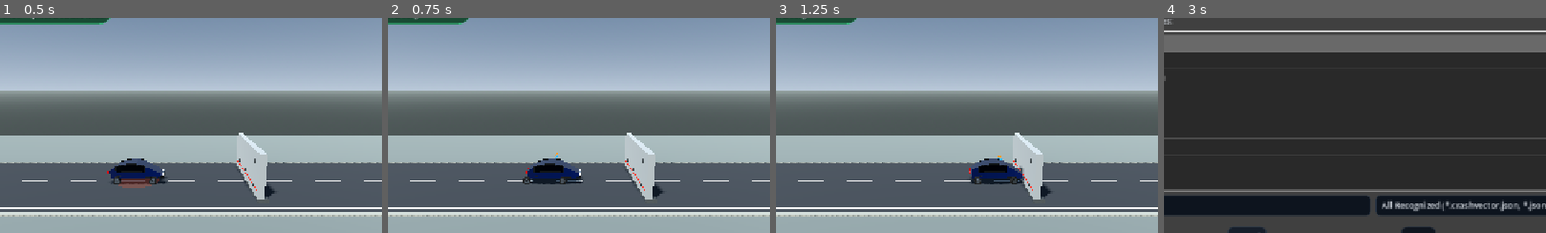
Above: before the commit, frames 1-4 (left to right).
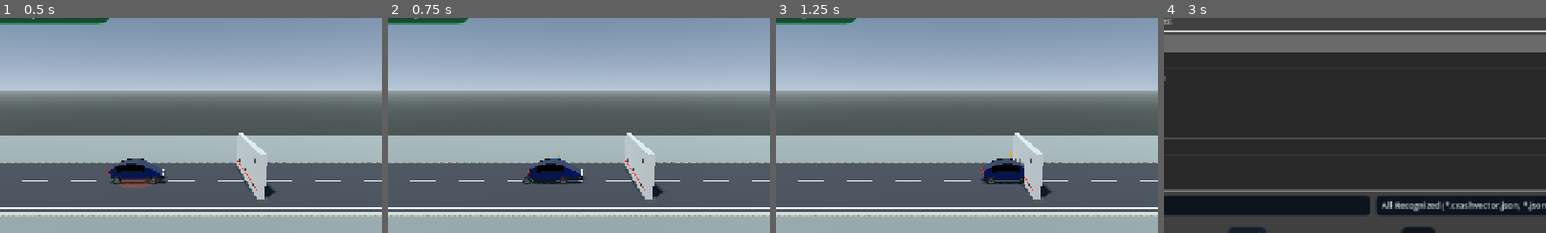
Above: after the commit, the same moments.

Repository: ArrowSK/crashvector
Game: Godot game, scene res://app/main.tscn
Two runs of this game, one before a commit and one after it. Both use one fixed random seed, a clock stepped at 60 frames per second and the inputs below.
Inputs:
- Up to frame 1 (0.5 s): no input
- Up to frame 2 (0.75 s): click "Simulate" at 0.5 s
- Up to frame 3 (1.25 s): no input
- Up to frame 4 (3 s): click "New" at 1.25 s; click "New" at 2 s; click "Open" at 2.75 s
The pictures show only the part of the screen within x 25-75%, y 15-65%; the shares and areas given below are measured in that part.

Frame 1 is identical in both runs. In frame 2, 0.2% of the frame differs, in the area x 35-51%, y 62-78%; in frame 3, 0.9%, in the area x 50-65%, y 61-78%; in frame 4, nothing differs.

Commit message:
M12: couple rigid chassis to progressive crush-zone travel

Diff:
--- a/src/vehicles/compact_hatchback.gd
+++ b/src/vehicles/compact_hatchback.gd
@@ -28,12 +28,16 @@
 var last_chassis_transform := Transform3D.IDENTITY
 var chassis_sync_ready: bool = false
 var hybrid_crush_impulse_ns: float = 0.0
+var hybrid_target_front_crush_m: float = 0.0
+var hybrid_geometric_front_crush_m: float = 0.0
+var hybrid_reference_local_positions: Array[Vector3] = []
 
 func _ready() -> void:
 	model = PassengerCarBuilder.build(vehicle_preset_id, total_mass_kg, 0.0, barrier_x_m, origin_offset_m)
 	model.rotate_y_about(origin_offset_m, deg_to_rad(heading_deg), true)
 	_prepare_local_crush_model()
 	_build_rigid_chassis()
+	_capture_hybrid_reference_geometry()
 	_build_body_shell()
 	_build_wheels()
 	_build_structure_debugger()
@@ -53,7 +57,10 @@
 	if hybrid_physics_enabled and rigid_chassis != null and delta > 0.0:
 		_sync_model_to_chassis()
 		_consume_real_contact_impulses()
+		_update_hybrid_crush_target()
+		_apply_hybrid_crush_resistance()
 		model.step(delta, mini(maxi(solver_substeps, 4), ScenarioConfig.MAX_SOLVER_SUBSTEPS))
+		_enforce_hybrid_crush_shape(delta)
 	_update_visuals(delta)
 
 func begin_simulation() -> void:
@@ -64,6 +71,8 @@
 	last_chassis_transform = rigid_chassis.global_transform
 	chassis_sync_ready = true
 	hybrid_crush_impulse_ns = 0.0
+	hybrid_target_front_crush_m = 0.0
+	hybrid_geometric_front_crush_m = 0.0
 	rigid_chassis.begin_motion(initial_speed_kmh, heading_deg)
 
 func set_simulation_paused(value: bool) -> void:
@@ -139,13 +148,15 @@
 	)
 
 func front_crush_deformation_m() -> float:
-	return model.max_permanent_deformation_for_role(&"front_crush")
+	return maxf(model.max_permanent_deformation_for_role(&"front_crush"), hybrid_geometric_front_crush_m)
 
 func safety_cell_deformation_m() -> float:
 	return model.max_permanent_deformation_for_role(&"safety_cell")
 
 func hybrid_contact_count() -> int:
-	return 0 if rigid_chassis == null else rigid_chassis.non_ground_contact_events
+	if rigid_chassis == null:
+		return 0
+	return rigid_chassis.non_ground_contact_events + (1 if rigid_chassis.front_sensor_contact_ever else 0)
 
 func hybrid_maximum_vertical_speed_ms() -> float:
 	return 0.0 if rigid_chassis == null else rigid_chassis.maximum_vertical_speed_ms
@@ -160,18 +171,21 @@
 		"front_bumper_velocity_ms": front_bumper_velocity_ms,
 		"rigid_transform": global_reference_transform(),
 		"rigid_linear_velocity_ms": global_linear_velocity_ms(),
+		"hybrid_front_crush_m": hybrid_geometric_front_crush_m,
 	}
 
 func apply_replay_visual_state(state: Dictionary) -> void:
 	front_bumper_detached = bool(state.get("front_bumper_detached", false))
 	front_bumper_velocity_ms = state.get("front_bumper_velocity_ms", Vector3.ZERO)
+	hybrid_geometric_front_crush_m = float(state.get("hybrid_front_crush_m", hybrid_geometric_front_crush_m))
 	if front_bumper_detached:
 		front_bumper.position = state.get("front_bumper_position_m", front_bumper.position)
 	_update_visuals(0.0)
 
 func _prepare_local_crush_model() -> void:
-	# The Godot rigid chassis owns global translation, rotation, gravity and road
-	# contact. The structural graph is retained only as a local deformable nose.
+	# The engine rigid body owns global translation, rotation, gravity and road
+	# support. Stations through the firewall are anchored to that chassis; only
+	# the engine-bay/nose structure remains deformable.
 	for node in model.nodes:
 		node.velocity_ms = Vector3.ZERO
 	for station in range(CompactHatchbackBuilder.CABIN_FRONT_STATION + 1):
@@ -192,27 +206,37 @@
 	var scale_y := float(preset.get("scale_y", 1.0))
 	var scale_z := float(preset.get("scale_z", 1.0))
 	rigid_chassis.configure(total_mass_kg, origin_offset_m, heading_deg, initial_speed_kmh, 0.88, 0.0)
-	# Compound collision geometry: a protected cell, a low-bounce front contact
-	# volume and four real wheel/ground contacts. These shapes move as one rigid
-	# chassis; only the visual/local crush graph deforms.
+	# The rigid collision volume stops at the protected cell/subframe. The nose
+	# is a non-colliding overlap sensor so it can consume distance while the
+	# progressive crush force decelerates the real rigid chassis.
 	rigid_chassis.add_box_shape(
 		"SafetyCellCollision",
 		Vector3(2.55 * scale_x, 0.86 * scale_y, 1.62 * scale_z),
 		Vector3(-0.28 * scale_x, 0.88 * scale_y, 0.0)
 	)
-	rigid_chassis.add_box_shape(
-		"FrontContactCollision",
-		Vector3(1.48 * scale_x, 0.62 * scale_y, 1.34 * scale_z),
-		Vector3(1.30 * scale_x, 0.70 * scale_y, 0.0)
+	rigid_chassis.add_front_crush_sensor(
+		Vector3(1.05 * scale_x, 0.72 * scale_y, 1.40 * scale_z),
+		Vector3(1.53 * scale_x, 0.72 * scale_y, 0.0)
 	)
-	var wheel_radius := 0.30 * minf(scale_x, scale_z)
+	var mass_scale := maxf(total_mass_kg / 1150.0, 0.45)
+	var suspension_k := 65000.0 * mass_scale
+	var suspension_c := 6000.0 * sqrt(mass_scale)
+	var suspension_max := 18000.0 * mass_scale
 	for station in [CompactHatchbackBuilder.REAR_AXLE_STATION, CompactHatchbackBuilder.FRONT_AXLE_STATION]:
 		var x := CompactHatchbackBuilder.STATION_X[station] * scale_x
 		var z := CompactHatchbackBuilder.HALF_WIDTH_Z[station] * scale_z
-		rigid_chassis.add_sphere_shape("WheelCollision", wheel_radius, Vector3(x, wheel_radius, -z))
-		rigid_chassis.add_sphere_shape("WheelCollision", wheel_radius, Vector3(x, wheel_radius, z))
+		var mount_y := 0.62 * scale_y
+		var rest_distance := 0.665 * scale_y
+		rigid_chassis.add_suspension_point("Suspension", Vector3(x, mount_y, -z), rest_distance, suspension_k, suspension_c, suspension_max)
+		rigid_chassis.add_suspension_point("Suspension", Vector3(x, mount_y, z), rest_distance, suspension_k, suspension_c, suspension_max)
 	last_chassis_transform = rigid_chassis.global_transform
 	chassis_sync_ready = true
+
+func _capture_hybrid_reference_geometry() -> void:
+	hybrid_reference_local_positions.clear()
+	hybrid_reference_local_positions.resize(model.nodes.size())
+	for index in range(model.nodes.size()):
+		hybrid_reference_local_positions[index] = rigid_chassis.to_local(model.nodes[index].position_m)
 
 func _sync_model_to_chassis() -> void:
 	if rigid_chassis == null:
@@ -234,56 +258,102 @@
 func _consume_real_contact_impulses() -> void:
 	if rigid_chassis == null:
 		return
-	var front_impulse := 0.0
-	var rear_impulse := 0.0
 	for sample in rigid_chassis.drain_contact_samples():
 		var collider_name: StringName = sample.get("collider_name", StringName(""))
 		if collider_name == &"Road" or collider_name == &"Ground" or collider_name == &"ProvingGround":
 			continue
 		var impulse: Vector3 = sample.get("impulse", Vector3.ZERO)
-		if impulse.length() <= 0.01:
-			continue
-		var world_position: Vector3 = sample.get("position_world", rigid_chassis.global_position)
-		var local_contact := rigid_chassis.to_local(world_position)
-		if local_contact.x >= 0.25:
-			front_impulse += impulse.length()
-		elif local_contact.x <= -0.50:
-			rear_impulse += impulse.length()
-	if front_impulse > 0.0:
-		hybrid_crush_impulse_ns += front_impulse
-		_drive_front_crush(front_impulse)
-	if rear_impulse > 0.0:
-		_drive_rear_crush(rear_impulse)
-
-func _drive_front_crush(contact_impulse_ns: float) -> void:
-	var delta_v := minf(contact_impulse_ns / maxf(total_mass_kg, 1.0), 16.0)
-	if delta_v <= 0.0001:
-		return
+		hybrid_crush_impulse_ns += impulse.length()
+
+func _update_hybrid_crush_target() -> void:
+	if rigid_chassis == null:
+		return
+	hybrid_target_front_crush_m = maxf(hybrid_target_front_crush_m, rigid_chassis.front_crush_travel_m())
+	var preset := PassengerCarCatalog.data(vehicle_preset_id)
+	var scale_x := float(preset.get("scale_x", 1.0))
+	hybrid_target_front_crush_m = clampf(hybrid_target_front_crush_m, 0.0, 0.98 * scale_x)
+
+func _apply_hybrid_crush_resistance() -> void:
+	if rigid_chassis == null or not rigid_chassis.front_crush_overlap_active():
+		return
+	var collider := rigid_chassis.front_crush_collider()
 	var forward := rigid_chassis.global_transform.basis.x.normalized()
-	_apply_axial_kick(PassengerCarBuilder.front_contact_nodes(), -forward, delta_v * 0.72)
-	_apply_axial_kick(PassengerCarBuilder.extra_section_nodes(3), -forward, delta_v * 0.50)
-	_apply_axial_kick(PassengerCarBuilder.extra_section_nodes(2), -forward, delta_v * 0.30)
-
-func _drive_rear_crush(contact_impulse_ns: float) -> void:
-	var delta_v := minf(contact_impulse_ns / maxf(total_mass_kg, 1.0), 10.0)
-	if delta_v <= 0.0001:
-		return
-	var forward := rigid_chassis.global_transform.basis.x.normalized()
-	_apply_axial_kick(CompactHatchbackBuilder.station_nodes(CompactHatchbackBuilder.REAR_STATION), forward, delta_v * 0.45)
-
-func _apply_axial_kick(indices: PackedInt32Array, direction: Vector3, speed_delta_ms: float) -> void:
-	var axis := direction.normalized()
-	if axis.is_zero_approx():
-		return
-	for index in indices:
+	var collider_velocity := Vector3.ZERO
+	if collider is RigidBody3D:
+		collider_velocity = (collider as RigidBody3D).linear_velocity
+	var closing_speed := (rigid_chassis.linear_velocity - collider_velocity).dot(forward)
+	if closing_speed <= 0.01:
+		return
+	var preset := PassengerCarCatalog.data(vehicle_preset_id)
+	var stiffness_scale := maxf(float(preset.get("stiffness_scale", 1.0)), 0.45)
+	var mass_scale := sqrt(maxf(total_mass_kg / 1150.0, 0.45))
+	var crush := hybrid_target_front_crush_m
+	# Reduced-order crush-force curve: an initial crash-box/rail plateau followed
+	# by progressive rail hardening as the firewall is approached. It acts on
+	# the real rigid body, so world deceleration/rotation remains Godot physics.
+	var force_n := (105000.0 + 155000.0 * clampf(crush / 0.62, 0.0, 1.0)) * stiffness_scale * mass_scale
+	if crush > 0.62:
+		force_n += 420000.0 * stiffness_scale * mass_scale * clampf((crush - 0.62) / 0.30, 0.0, 1.0)
+	force_n = minf(force_n, 760000.0 * stiffness_scale * mass_scale)
+	if collider is VehicleRigidChassis:
+		var other := collider as VehicleRigidChassis
+		# Only one side applies the equal/opposite pair to avoid double counting
+		# when two passenger-car crush sensors overlap each other.
+		if rigid_chassis.get_instance_id() > other.get_instance_id():
+			return
+		rigid_chassis.apply_central_force(-forward * force_n)
+		other.apply_central_force(forward * force_n)
+	else:
+		rigid_chassis.apply_central_force(-forward * force_n)
+
+func _enforce_hybrid_crush_shape(delta: float) -> void:
+	if hybrid_target_front_crush_m <= 0.0001 or hybrid_reference_local_positions.size() != model.nodes.size():
+		return
+	var alpha := clampf(1.0 - exp(-28.0 * maxf(delta, 0.0)), 0.0, 1.0)
+	var sections: Array[Dictionary] = [
+		{"nodes": PassengerCarBuilder.extra_section_nodes(0), "weight": 0.18},
+		{"nodes": PassengerCarBuilder.extra_section_nodes(1), "weight": 0.32},
+		{"nodes": CompactHatchbackBuilder.station_nodes(CompactHatchbackBuilder.FRONT_AXLE_STATION), "weight": 0.50},
+		{"nodes": PassengerCarBuilder.extra_section_nodes(2), "weight": 0.68},
+		{"nodes": PassengerCarBuilder.extra_section_nodes(3), "weight": 0.86},
+		{"nodes": PassengerCarBuilder.front_contact_nodes(), "weight": 1.00},
+	]
+	var normalized_crush := clampf(hybrid_target_front_crush_m / 0.90, 0.0, 1.0)
+	for section in sections:
+		var indices: PackedInt32Array = section["nodes"]
+		var weight := float(section["weight"])
+		for index in indices:
+			if index < 0 or index >= model.nodes.size() or model.nodes[index].pinned:
+				continue
+			var reference_local := hybrid_reference_local_positions[index]
+			var target_local := reference_local
+			target_local.x -= hybrid_target_front_crush_m * weight
+			var corner := index % 4
+			if corner >= 2:
+				target_local.y -= 0.10 * hybrid_target_front_crush_m * weight
+			else:
+				target_local.y += 0.025 * hybrid_target_front_crush_m * weight
+			target_local.z *= 1.0 - 0.07 * normalized_crush * weight
+			var target_world := rigid_chassis.to_global(target_local)
+			model.nodes[index].position_m = model.nodes[index].position_m.lerp(target_world, alpha)
+			model.nodes[index].velocity_ms *= 0.80
+	_update_geometric_crush_measurement()
+
+func _update_geometric_crush_measurement() -> void:
+	var front := PassengerCarBuilder.front_contact_nodes()
+	if front.is_empty():
+		return
+	var original_x := 0.0
+	var current_x := 0.0
+	var count := 0
+	for index in front:
 		if index < 0 or index >= model.nodes.size():
 			continue
-		var node := model.nodes[index]
-		if node.pinned:
-			continue
-		var current_axis_speed := node.velocity_ms.dot(axis)
-		var desired_axis_speed := minf(current_axis_speed + speed_delta_ms, 14.0)
-		node.velocity_ms += axis * (desired_axis_speed - current_axis_speed)
+		original_x += hybrid_reference_local_positions[index].x
+		current_x += rigid_chassis.to_local(model.nodes[index].position_m).x
+		count += 1
+	if count > 0:
+		hybrid_geometric_front_crush_m = maxf(hybrid_geometric_front_crush_m, (original_x - current_x) / float(count))
 
 func _build_body_shell() -> void:
 	body_shell = DeformableBodyShell.new()
@@ -338,6 +408,7 @@
 		var should_detach := (
 			model.broken_beam_count_for_role(&"front_crush") > 0
 			or model.max_permanent_deformation_for_role(&"front_crush") > 0.18
+			or hybrid_geometric_front_crush_m > 0.38
 		)
 		if should_detach:
 			front_bumper_detached = true
